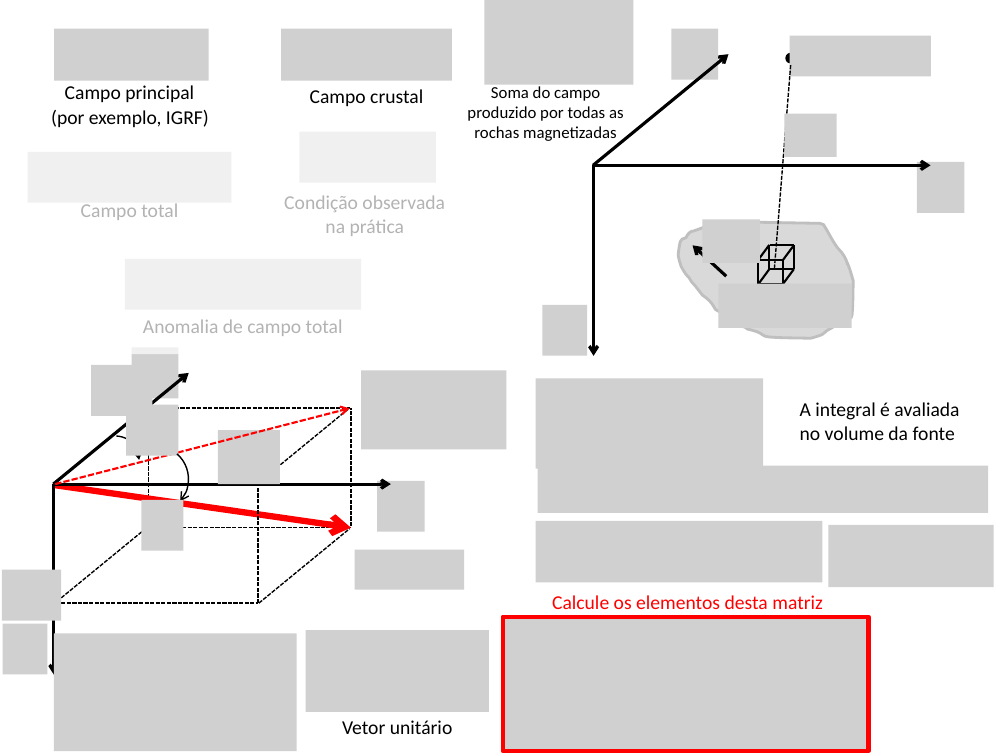
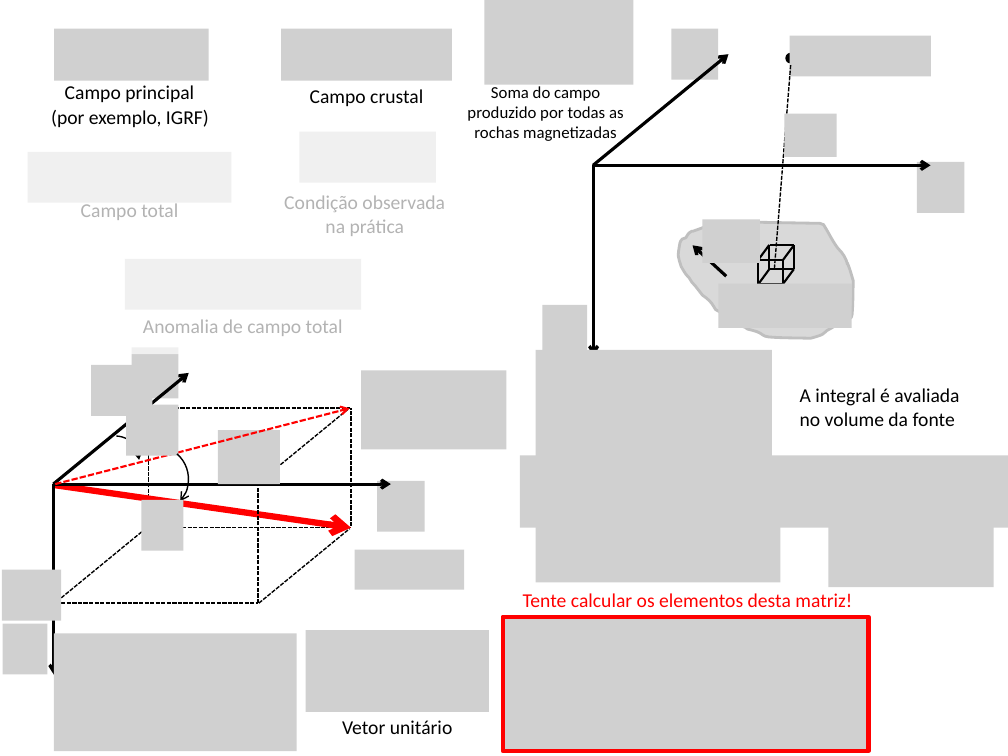
Before and after one commit to pinga-lab/CE-VII-SimBGf-2016, a slide deck: slide 16 of slides/4b_anomalia_campo_total.pptx (slide 14 before the commit). Drawn at 1008x756 pixels with LibreOffice and Linux fonts; fonts in the diff are those of the drawing; grey boxes stand for pictures. Boxes give left, top, right and bottom in pixels: in the first picture for what was removed or moved away, otherwise in the second. Text is boxed around its words. In the diff, an @@ line names an element or a change of style, - is before the commit and + after.

```diff
--- a/slides/4b_anomalia_campo_total.pptx
+++ b/slides/4b_anomalia_campo_total.pptx
@@ picture resized from (x1=535, y1=378, x2=763, y2=469) to (x1=535, y1=350, x2=771, y2=463) @@
@@ text "A integral é avaliada no ..." moved from (x1=800, y1=402, x2=959, y2=440) to (x1=800, y1=388, x2=959, y2=426) @@
@@ picture resized from (x1=537, y1=466, x2=988, y2=513) to (x1=520, y1=456, x2=1008, y2=528) @@
@@ picture resized from (x1=535, y1=521, x2=822, y2=583) to (x1=535, y1=521, x2=780, y2=583) @@
@@ text at (x1=523, y1=593, x2=852, y2=607): text changed @@
-Calcule os elementos desta matriz
+Tente calcular os elementos desta matriz!
```
Also in this commit, not shown: 3 other slides changed, 3 slides added, 5 other files.
